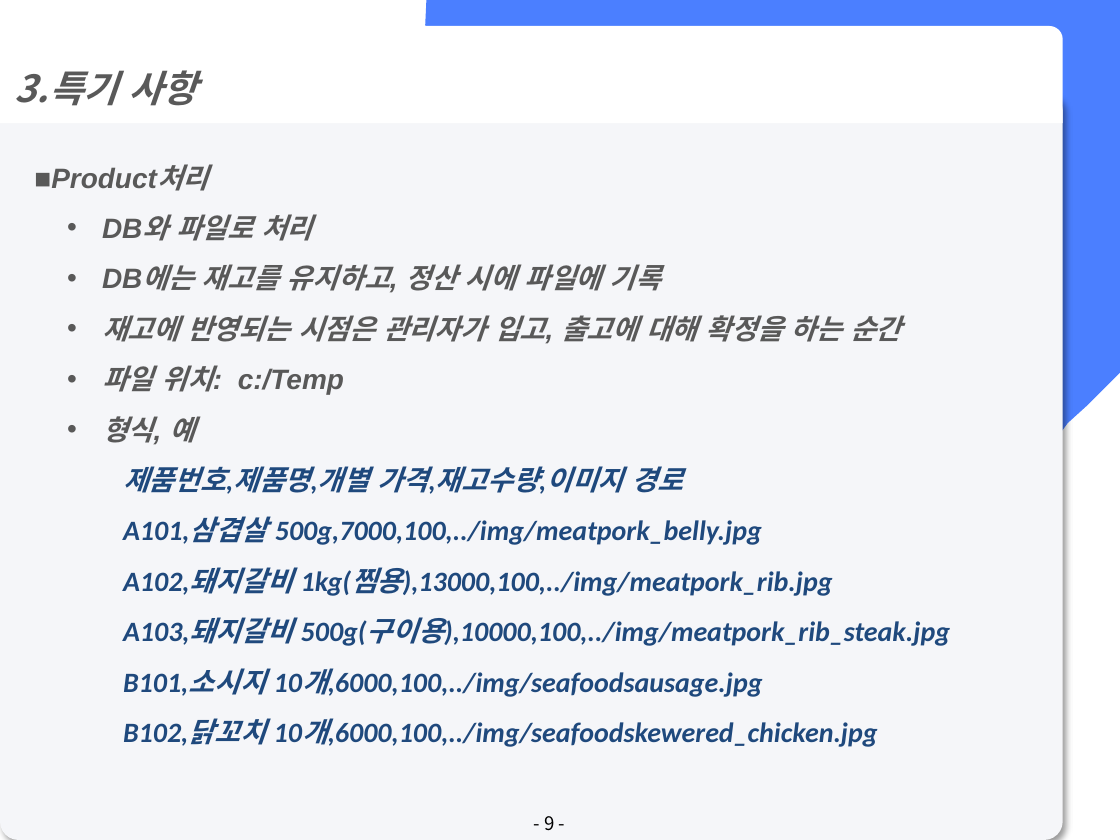
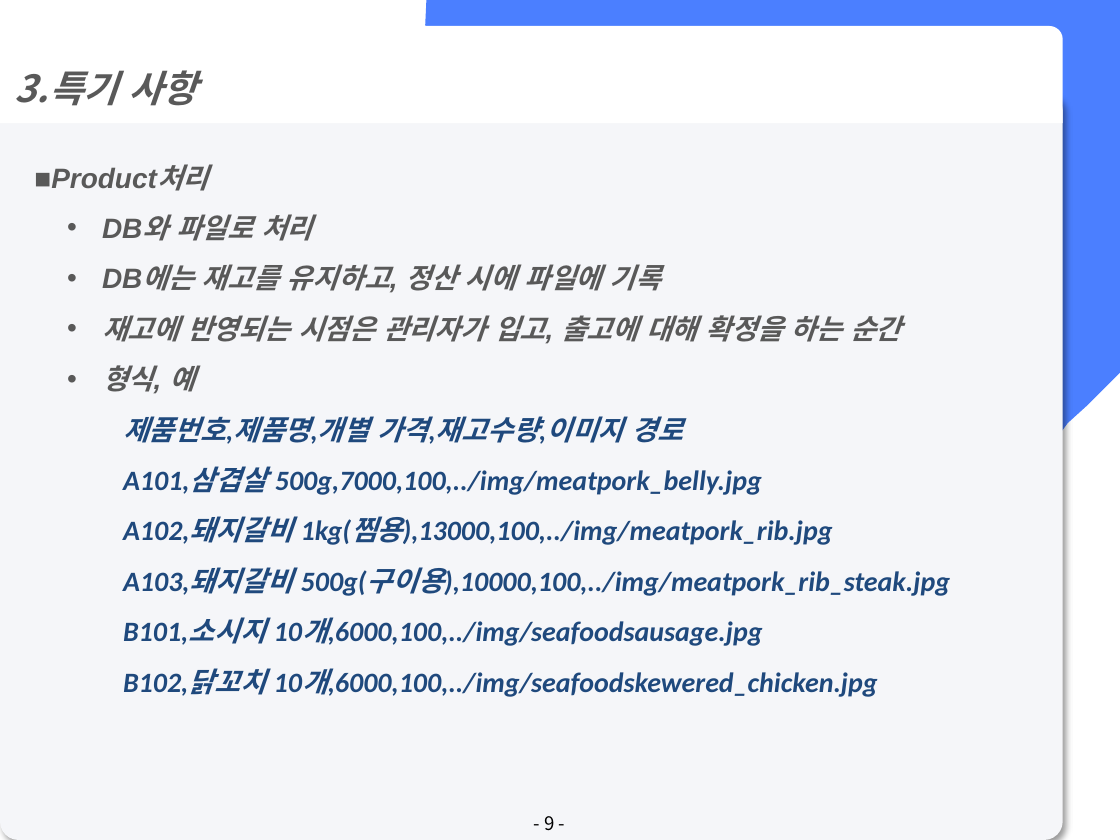
Before and after one commit to lx9203/fulfillmentBlue, a slide deck: slide 9 of file/PPT/Fulfillment 최종발표.pptx. Drawn at 1120x840 pixels with LibreOffice and Linux fonts; fonts in the diff are those of the drawing. Boxes give left, top, right and bottom in pixels: in the first picture for what was removed or moved away, otherwise in the second. Text is boxed around its words. In the diff, an @@ line names an element or a change of style, - is before the commit and + after.

```diff
--- a/file/PPT/Fulfillment 최종발표.pptx
+++ b/file/PPT/Fulfillment 최종발표.pptx
@@ text at [102, 365, 344, 394]: paragraph removed @@
-  • 파일 위치: c:/Temp
```
Also in this commit, not shown: 12 other slides changed, 3 other files.
